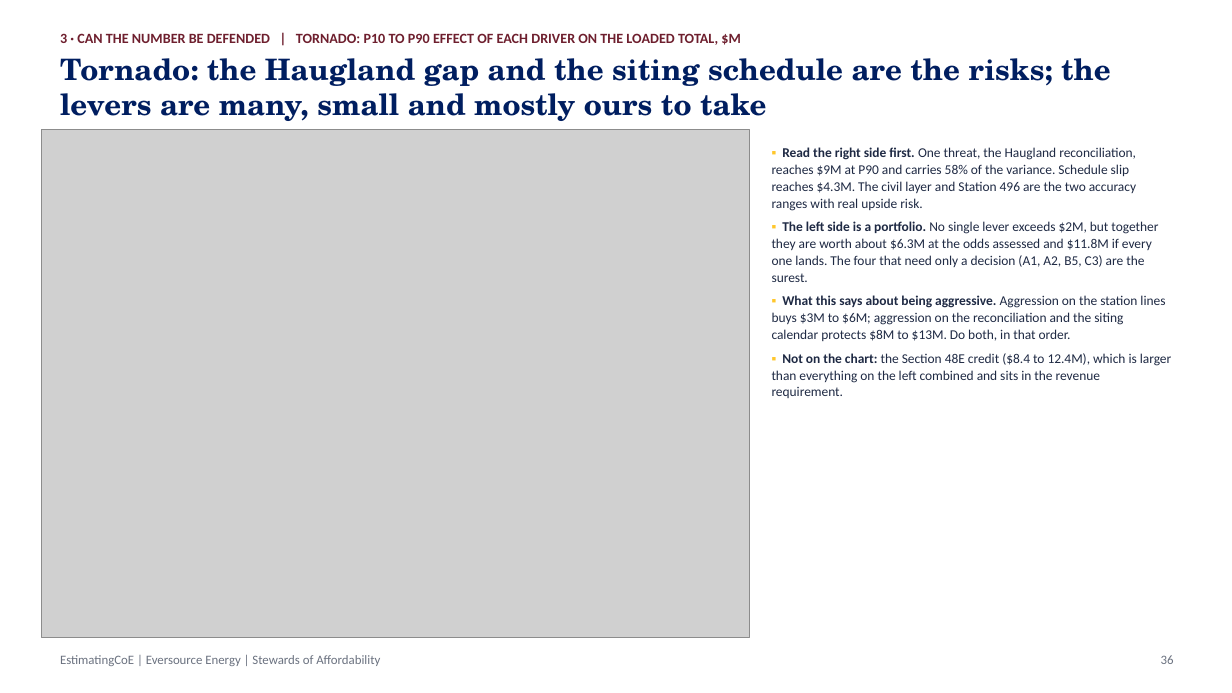
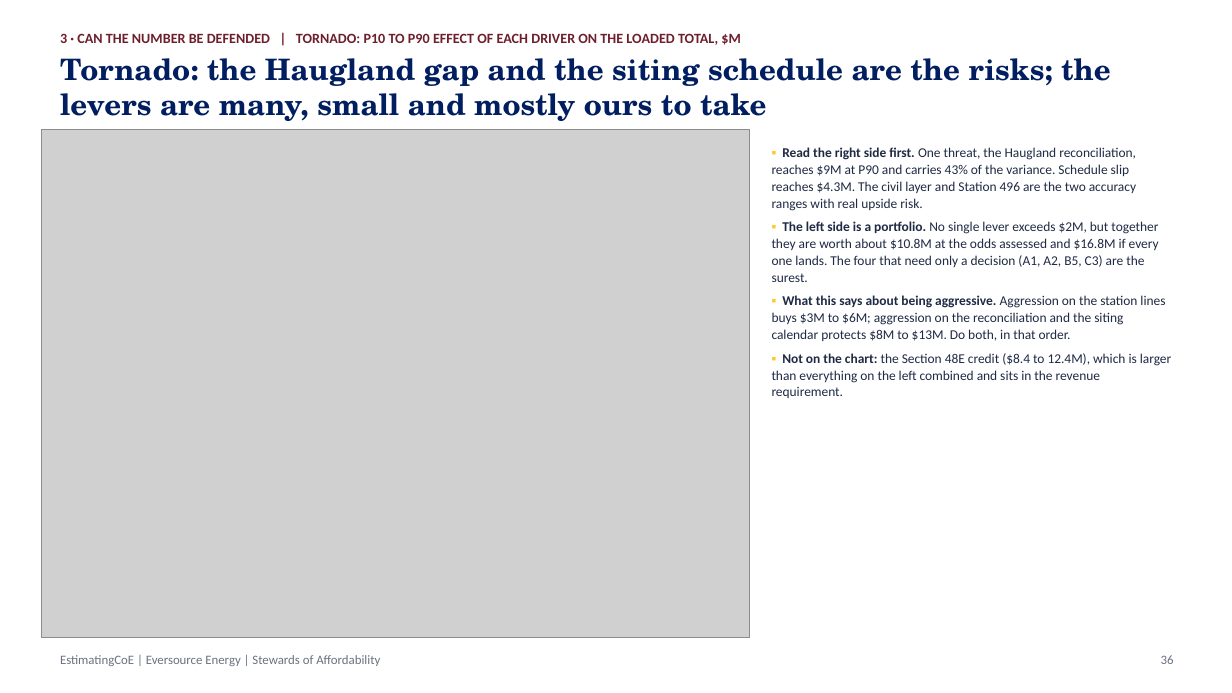
Before and after one commit to gbassaragh/BESS, a slide deck: slide 36 of Hyde Park BESS/6) Cost Analysis Deliverables/Hyde Park BESS - Cost Analysis Deck.pptx. Drawn at 1232x693 pixels with LibreOffice and Linux fonts; fonts in the diff are those of the drawing; grey boxes stand for pictures. Boxes give left, top, right and bottom in pixels: in the first picture for what was removed or moved away, otherwise in the second. Text is boxed around its words. In the diff, an @@ line names an element or a change of style, - is before the commit and + after.

```diff
--- a/Hyde Park BESS/6) Cost Analysis Deliverables/Hyde Park BESS - Cost Analysis Deck.pptx
+++ b/Hyde Park BESS/6) Cost Analysis Deliverables/Hyde Park BESS - Cost Analysis Deck.pptx
@@ text at [772,147,1159,282]: text changed @@
-▪ Read the right side first. One threat, the Haugland reconciliation, reaches $9M at P90 and carries 58% of the variance. Schedule slip reaches $4.3M. The civil layer and Station 496 are the two accuracy ranges with real upside risk.
-▪ The left side is a portfolio. No single lever exceeds $2M, but together they are worth about $6.3M at the odds assessed and $11.8M if every one lands. The four that need only a decision (A1, A2, B5, C3) are the surest.
+▪ Read the right side first. One threat, the Haugland reconciliation, reaches $9M at P90 and carries 43% of the variance. Schedule slip reaches $4.3M. The civil layer and Station 496 are the two accuracy ranges with real upside risk.
+▪ The left side is a portfolio. No single lever exceeds $2M, but together they are worth about $10.8M at the odds assessed and $16.8M if every one lands. The four that need only a decision (A1, A2, B5, C3) are the surest.
```
Also in this commit, not shown: 9 other slides changed, 23 other files.
